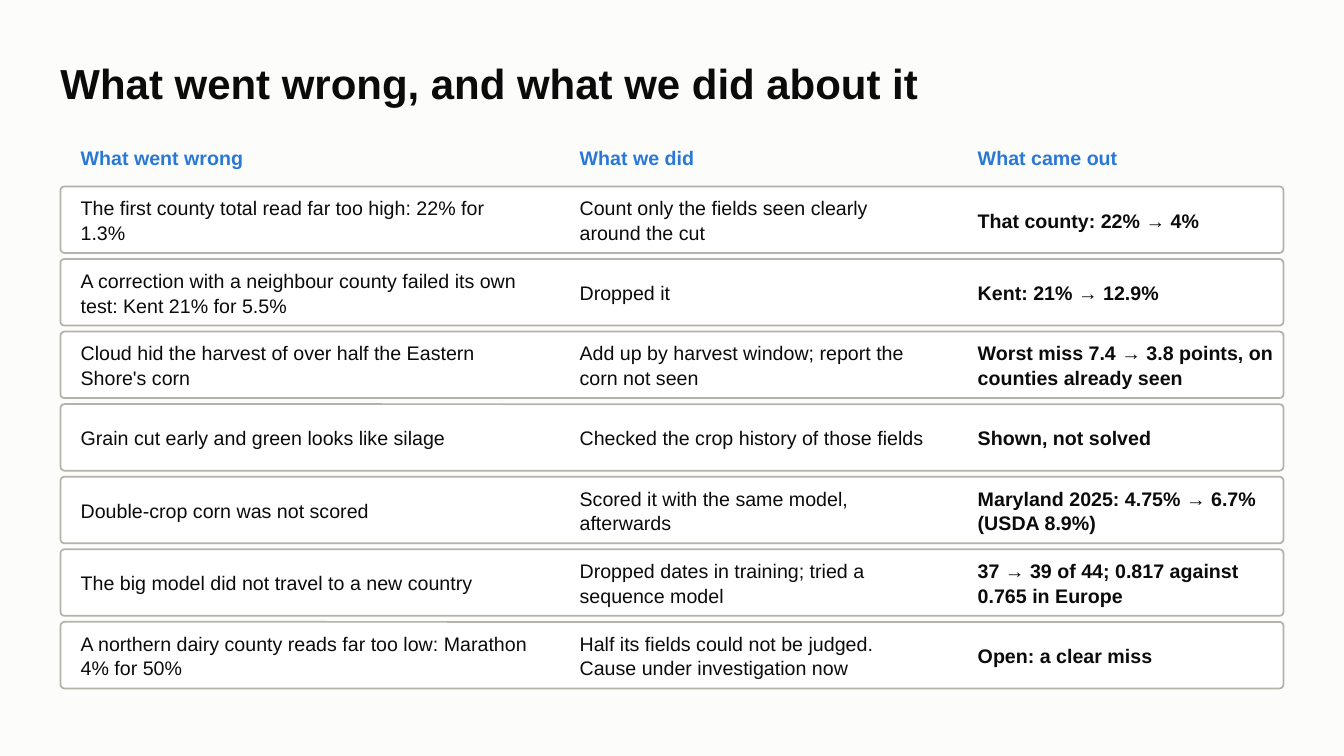
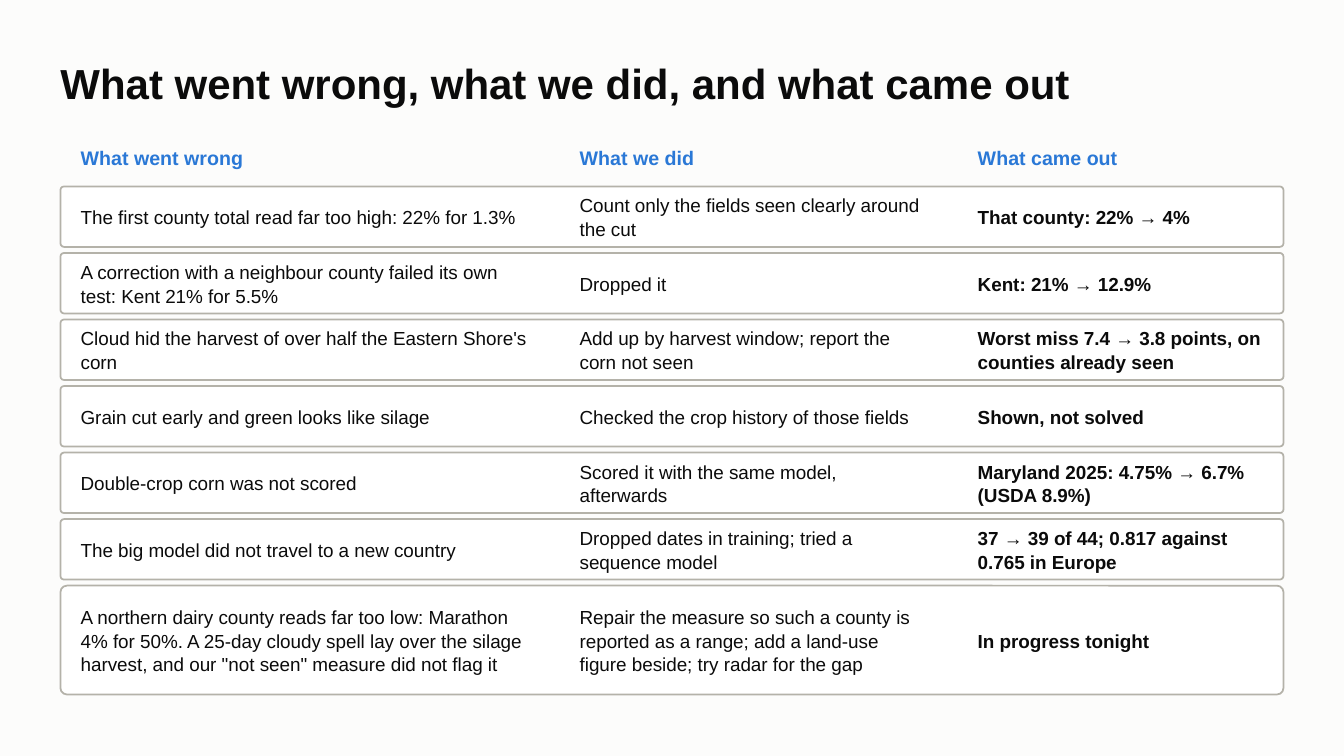
Before and after one commit to ChenSiyun1234/FieldVision, a slide deck: slide 13 of handoff/presentation/FieldVision_model_story.pptx (slide 6 before the commit). Drawn at 1344x756 pixels with LibreOffice and Linux fonts; fonts in the diff are those of the drawing. Boxes give left, top, right and bottom in pixels: in the first picture for what was removed or moved away, otherwise in the second. Text is boxed around its words. In the diff, an @@ line names an element or a change of style, - is before the commit and + after.

Commit message:
Deck retold for the judges: nine story slides and detail slides to pick from, Marathon's cause, a one-minute spoken version

```diff
--- a/handoff/presentation/FieldVision_model_story.pptx
+++ b/handoff/presentation/FieldVision_model_story.pptx
@@ title at bbox=[60, 68, 1069, 107]: text changed @@
-What went wrong, and what we did about it
+What went wrong, what we did, and what came out
@@ rounded rectangle: place and size @@
-rounded rectangle at bbox=[60, 187, 1284, 253]
+rounded rectangle at bbox=[60, 187, 1284, 247]
@@ rounded rectangle: place and size @@
-rounded rectangle at bbox=[60, 259, 1284, 326]
+rounded rectangle at bbox=[60, 253, 1284, 314]
@@ rounded rectangle: place and size @@
-rounded rectangle at bbox=[60, 332, 1284, 398]
+rounded rectangle at bbox=[60, 320, 1284, 380]
@@ text "Cloud hid the harvest of ...": place and size @@
-text "Cloud hid the harvest of ..." at bbox=[81, 345, 475, 386]
+text "Cloud hid the harvest of ..." at bbox=[81, 331, 526, 369]
@@ text "Add up by harvest window; ...": place and size @@
-text "Add up by harvest window; ..." at bbox=[580, 345, 903, 386]
+text "Add up by harvest window; ..." at bbox=[580, 331, 890, 369]
@@ text "Worst miss 7.4 → 3.8 ...": place and size @@
-text "Worst miss 7.4 → 3.8 ..." at bbox=[978, 345, 1273, 389]
+text "Worst miss 7.4 → 3.8 ..." at bbox=[978, 331, 1261, 373]
@@ rounded rectangle: place and size @@
-rounded rectangle at bbox=[60, 404, 1284, 471]
+rounded rectangle at bbox=[60, 386, 1284, 447]
@@ text "Grain cut early and green ...": place and size @@
-text "Grain cut early and green ..." at bbox=[81, 430, 445, 449]
+text "Grain cut early and green ..." at bbox=[81, 410, 430, 428]
@@ text "Checked the crop history of ...": place and size @@
-text "Checked the crop history of ..." at bbox=[580, 430, 923, 449]
+text "Checked the crop history of ..." at bbox=[580, 410, 909, 428]
@@ text "Shown, not solved": place and size @@
-text "Shown, not solved" at bbox=[978, 430, 1151, 448]
+text "Shown, not solved" at bbox=[978, 410, 1144, 427]
@@ rounded rectangle: place and size @@
-rounded rectangle at bbox=[60, 477, 1284, 543]
+rounded rectangle at bbox=[60, 453, 1284, 513]
@@ text "Double-crop corn was not scored": place and size @@
-text "Double-crop corn was not scored" at bbox=[81, 503, 369, 522]
+text "Double-crop corn was not scored" at bbox=[81, 476, 356, 494]
@@ text "Scored it with the same ...": place and size @@
-text "Scored it with the same ..." at bbox=[580, 491, 848, 531]
+text "Scored it with the same ..." at bbox=[580, 465, 836, 502]
@@ text "Maryland 2025: 4.75% → 6.7% ...": place and size @@
-text "Maryland 2025: 4.75% → 6.7% ..." at bbox=[978, 491, 1256, 534]
+text "Maryland 2025: 4.75% → 6.7% ..." at bbox=[978, 465, 1244, 506]
@@ rounded rectangle: place and size @@
-rounded rectangle at bbox=[60, 549, 1284, 616]
+rounded rectangle at bbox=[60, 519, 1284, 580]
@@ text "The big model did not ...": place and size @@
-text "The big model did not ..." at bbox=[81, 575, 472, 594]
+text "The big model did not ..." at bbox=[81, 543, 456, 561]
@@ text "Dropped dates in training; tried ...": place and size @@
-text "Dropped dates in training; tried ..." at bbox=[580, 563, 864, 607]
+text "Dropped dates in training; tried ..." at bbox=[580, 531, 853, 573]
@@ size 14 to 13.5 pt in 18 elements at bbox=[81, 210, 515, 228], bbox=[580, 198, 920, 237], bbox=[978, 210, 1190, 228], bbox=[81, 265, 498, 304], bbox=[580, 277, 666, 295], bbox=[978, 278, 1151, 292], bbox=[81, 331, 526, 369], bbox=[580, 331, 890, 369], bbox=[978, 331, 1261, 373], bbox=[81, 410, 430, 428], bbox=[580, 410, 909, 428], bbox=[978, 410, 1144, 427], bbox=[81, 476, 356, 494], bbox=[580, 465, 836, 502], bbox=[978, 465, 1244, 506], bbox=[81, 543, 456, 561], bbox=[580, 531, 853, 573], bbox=[978, 531, 1228, 573] @@
@@ text "37 → 39 of 44; ...": place and size @@
-text "37 → 39 of 44; ..." at bbox=[978, 563, 1239, 607]
+text "37 → 39 of 44; ..." at bbox=[978, 531, 1228, 573]
@@ rounded rectangle: place and size @@
-rounded rectangle at bbox=[60, 622, 1284, 689]
+rounded rectangle at bbox=[60, 586, 1284, 695]
@@ text at bbox=[81, 610, 522, 675]: text changed; size 14 to 13.5 pt @@
-A northern dairy county reads far too low: Marathon 4% for 50%
+A northern dairy county reads far too low: Marathon 4% for 50%. A 25-day cloudy spell lay over the silage harvest, and our "not seen" measure did not flag it
@@ text at bbox=[580, 610, 910, 675]: text changed; size 14 to 13.5 pt @@
-Half its fields could not be judged. Cause under investigation now
+Repair the measure so such a county is reported as a range; add a land-use figure beside; try radar for the gap
@@ text at bbox=[978, 634, 1149, 652]: text changed; size 14 to 13.5 pt @@
-Open: a clear miss
+In progress tonight
```
Also in this commit, not shown: 9 other slides changed, 9 slides added, 5 slides removed, 2 other files.
